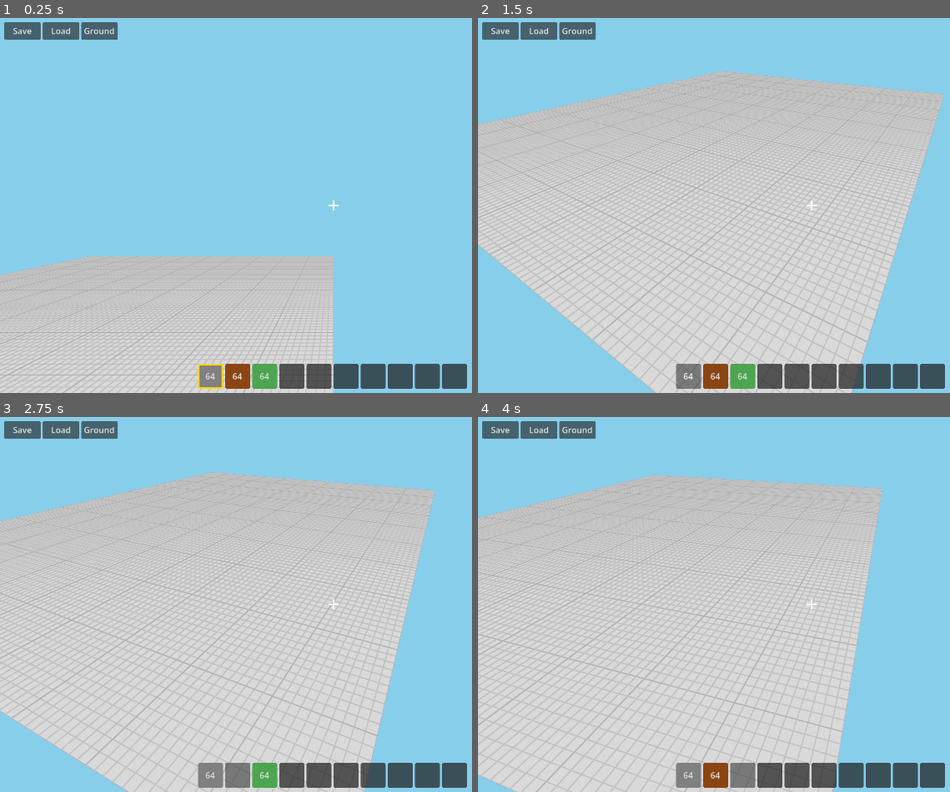
Above: before the commit, frames 1-4 (two rows, left to right).
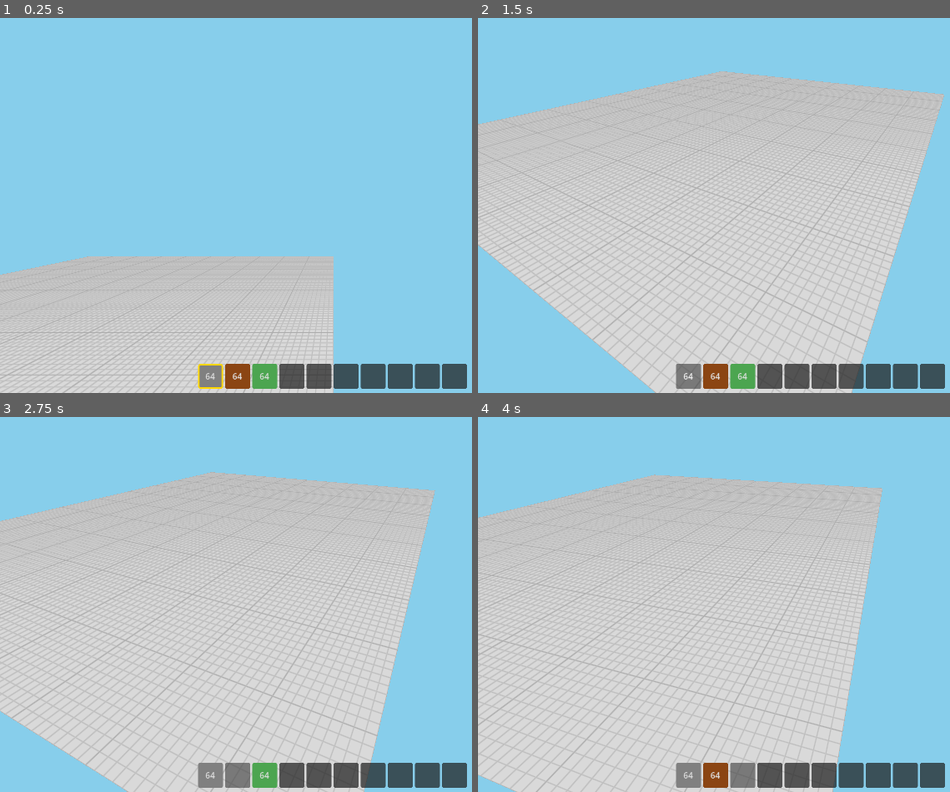
Above: after the commit, the same moments.

Repository: shbshc/building-game
Game: Godot game, scene res://scenes/main.tscn
The game is run twice, just before and just after one commit, with the same random seed, the same clock (stepped at 60 frames per second) and the same inputs.
Inputs (mouse positions are in pixels of both pictures, inside the frame that each line leads up to):
- Up to frame 1 (0.25 s): no input
- Up to frame 2 (1.5 s): click "64" at 0.5 s; click (690, 378) at 1.25 s
- Up to frame 3 (2.75 s): click "64" at 2 s
- Up to frame 4 (4 s): click (714, 777) at 2.75 s; click "64" at 3.5 s

The runs differ from the first frame. In frame 1, 1.1% of the frame differs, in the area x 0-72%, y 1-52%; in frame 2, 1.1%; in frame 3, 1.1%; in frame 4, 1.1%.
Error after the commit: Parse Error: Used space character for indentation instead of tab as used before in the file. (res://scripts/main.gd:83)

Commit message:
fix: restore color picker - right-click hotbar opens color picker, custom slot colors, place_block accepts color override

Diff:
--- a/scripts/backpack_panel.gd
+++ b/scripts/backpack_panel.gd
@@ -6,47 +6,47 @@
 var slot_buttons: Array = []
 
 func _ready():
-    for i in range(inv_mgr.BACKPACK_SIZE):
-        var btn := Button.new()
-        btn.custom_minimum_size = Vector2(48, 48)
-        btn.pressed.connect(_on_slot_clicked.bind(i))
-        btn.gui_input.connect(_on_slot_input.bind(i))
-        grid.add_child(btn)
-        slot_buttons.append(btn)
-    hide()
+	for i in range(inv_mgr.BACKPACK_SIZE):
+		var btn := Button.new()
+		btn.custom_minimum_size = Vector2(48, 48)
+		btn.pressed.connect(_on_slot_clicked.bind(i))
+		btn.gui_input.connect(_on_slot_input.bind(i))
+		grid.add_child(btn)
+		slot_buttons.append(btn)
+	hide()
 
 func _refresh():
-    for i in range(inv_mgr.BACKPACK_SIZE):
-        var btn = slot_buttons[i]
-        var slot = inv_mgr.backpack[i]
-        var style := StyleBoxFlat.new()
-        if slot.is_empty():
-            style.bg_color = Color(0.1, 0.1, 0.1, 0.7)
-        else:
-            var t = item_types_node.get_type(slot.item_id)
-            style.bg_color = t.color if t else Color.GRAY
-        style.corner_radius_top_left = 4
-        style.corner_radius_top_right = 4
-        style.corner_radius_bottom_left = 4
-        style.corner_radius_bottom_right = 4
-        btn.add_theme_stylebox_override("normal", style)
-        btn.text = str(slot.count) if slot.count > 1 else ""
+	for i in range(inv_mgr.BACKPACK_SIZE):
+		var btn = slot_buttons[i]
+		var slot = inv_mgr.backpack[i]
+		var style := StyleBoxFlat.new()
+		if slot.is_empty():
+			style.bg_color = Color(0.1, 0.1, 0.1, 0.7)
+		else:
+			var t = item_types_node.get_type(slot.item_id)
+			style.bg_color = t.color if t else Color.GRAY
+		style.corner_radius_top_left = 4
+		style.corner_radius_top_right = 4
+		style.corner_radius_bottom_left = 4
+		style.corner_radius_bottom_right = 4
+		btn.add_theme_stylebox_override("normal", style)
+		btn.text = str(slot.count) if slot.count > 1 else ""
 
 func _on_slot_clicked(index: int):
-    var slot = inv_mgr.backpack[index]
-    if inv_mgr.held_item != null and not inv_mgr.held_item.is_empty():
-        inv_mgr.place_into(slot, item_types_node)
-    else:
-        inv_mgr.pickup_from(slot)
+	var slot = inv_mgr.backpack[index]
+	if inv_mgr.held_item != null and not inv_mgr.held_item.is_empty():
+		inv_mgr.place_into(slot, item_types_node)
+	else:
+		inv_mgr.pickup_from(slot)
 
 func _on_slot_input(event: InputEvent, index: int):
-    if event is InputEventMouseButton:
-        if event.button_index == MOUSE_BUTTON_RIGHT and event.pressed:
-            var slot = inv_mgr.backpack[index]
-            if inv_mgr.held_item != null and not inv_mgr.held_item.is_empty():
-                inv_mgr.place_one(slot, item_types_node)
-            else:
-                inv_mgr.pickup_half(slot)
+	if event is InputEventMouseButton:
+		if event.button_index == MOUSE_BUTTON_RIGHT and event.pressed:
+			var slot = inv_mgr.backpack[index]
+			if inv_mgr.held_item != null and not inv_mgr.held_item.is_empty():
+				inv_mgr.place_one(slot, item_types_node)
+			else:
+				inv_mgr.pickup_half(slot)
 
 func _process(_delta):
-    _refresh()
+	_refresh()
--- a/scripts/block_manager.gd
+++ b/scripts/block_manager.gd
@@ -23,7 +23,7 @@
             return true
     return false
 
-func place_block(grid_pos: Vector3i, item_id: int = -1) -> bool:
+func place_block(grid_pos: Vector3i, item_id: int = -1, custom_color = null) -> bool:
     if not can_place_at(grid_pos):
         return false
     var mesh := MeshInstance3D.new()
@@ -31,7 +31,9 @@
     mesh.position = Vector3(grid_pos) + Vector3(0.5, 0.5, 0.5)
     var mat := StandardMaterial3D.new()
     var color := selected_color
-    if item_id >= 0 and item_types_node:
+    if custom_color != null:
+        color = custom_color
+    elif item_id >= 0 and item_types_node:
         var t = item_types_node.get_type(item_id)
         if t:
             color = t.color
--- a/scripts/inventory.gd
+++ b/scripts/inventory.gd
@@ -85,10 +85,15 @@
 			var slot = inv_mgr.hotbar[index]
 			if inv_mgr.held_item != null and not inv_mgr.held_item.is_empty():
 				inv_mgr.place_one(slot, item_types_node)
-			else:
-				inv_mgr.pickup_half(slot)
+			elif not slot.is_empty():
+				_open_color_picker(index)
 		elif event.button_index == MOUSE_BUTTON_MIDDLE and event.pressed:
 			inv_mgr.selected_slot = index
+
+func _open_color_picker(index: int):
+	var main_node = $"../../.."
+	if main_node.has_method("open_color_picker"):
+		main_node.open_color_picker(index)
 
 func _on_slot_hover(index: int):
 	var slot = inv_mgr.hotbar[index]
--- a/scripts/inventory_manager.gd
+++ b/scripts/inventory_manager.gd
@@ -6,12 +6,14 @@
 var backpack: Array = []
 var held_item = null
 var selected_slot := 0
+var slot_colors: Array = []  # custom colors per hotbar slot
 const HOTBAR_SIZE := 10
 const BACKPACK_SIZE := 27
 
 func _ready():
 	for i in range(HOTBAR_SIZE):
 		hotbar.append(ItemTypesScript.ItemSlot.new())
+		slot_colors.append(null)
 	for i in range(BACKPACK_SIZE):
 		backpack.append(ItemTypesScript.ItemSlot.new())
 	hotbar[0].add(0, 64, 64)
@@ -23,6 +25,15 @@
 
 func get_selected_type() -> int:
 	return hotbar[selected_slot].item_id
+
+func get_selected_color(item_types_node) -> Color:
+	var c = slot_colors[selected_slot]
+	if c != null:
+		return c
+	var t = item_types_node.get_type(get_selected_type())
+	if t:
+		return t.color
+	return Color.RED
 
 func pickup_from(slot):
 	if slot.is_empty():
--- a/scripts/main.gd
+++ b/scripts/main.gd
@@ -8,6 +8,7 @@
 @onready var backpack_panel: PopupPanel = null
 
 var ground_color_popup: PopupPanel
+var color_picker_popup: PopupPanel
 var save_btn: Button
 var load_btn: Button
 var ground_btn: Button
@@ -79,8 +80,23 @@
 	_position_crosshair()
 
 func _create_popups():
-	ground_color_popup = preload("res://scenes/ui/ground_color_popup.tscn").instantiate()
-	$UI/UIContainer.add_child(ground_color_popup)
+    color_picker_popup = preload("res://scenes/ui/color_picker_popup.tscn").instantiate()
+    $UI/UIContainer.add_child(color_picker_popup)
+    color_picker_popup.color_confirmed.connect(_on_color_confirmed)
+    ground_color_popup = preload("res://scenes/ui/ground_color_popup.tscn").instantiate()
+    $UI/UIContainer.add_child(ground_color_popup)
+
+func open_color_picker(index: int):
+    var inv_mgr = $InventoryManager
+    var c = inv_mgr.slot_colors[index]
+    if c == null:
+        var t = $ItemTypes.get_type(inv_mgr.hotbar[index].item_id)
+        c = t.color if t else Color.RED
+    inv_mgr.selected_slot = index
+    color_picker_popup.open_with_color(c)
+
+func _on_color_confirmed(color: Color):
+    $InventoryManager.slot_colors[$InventoryManager.selected_slot] = color
 
 func _on_save_pressed():
 	print("SAVE")
--- a/scripts/raycast_handler.gd
+++ b/scripts/raycast_handler.gd
@@ -70,7 +70,8 @@
 		var grid_pos = _world_to_grid(result.position, result.normal)
 		if grid_pos != null and block_manager.can_place_at(grid_pos):
 			if not _is_player_cell(grid_pos):
-				block_manager.place_block(grid_pos, selected_id)
+				var color = inv_mgr.get_selected_color($"../ItemTypes")
+				block_manager.place_block(grid_pos, selected_id, color)
 
 func _is_player_cell(gp: Vector3i) -> bool:
 	var p = $"../CameraRig".global_position
